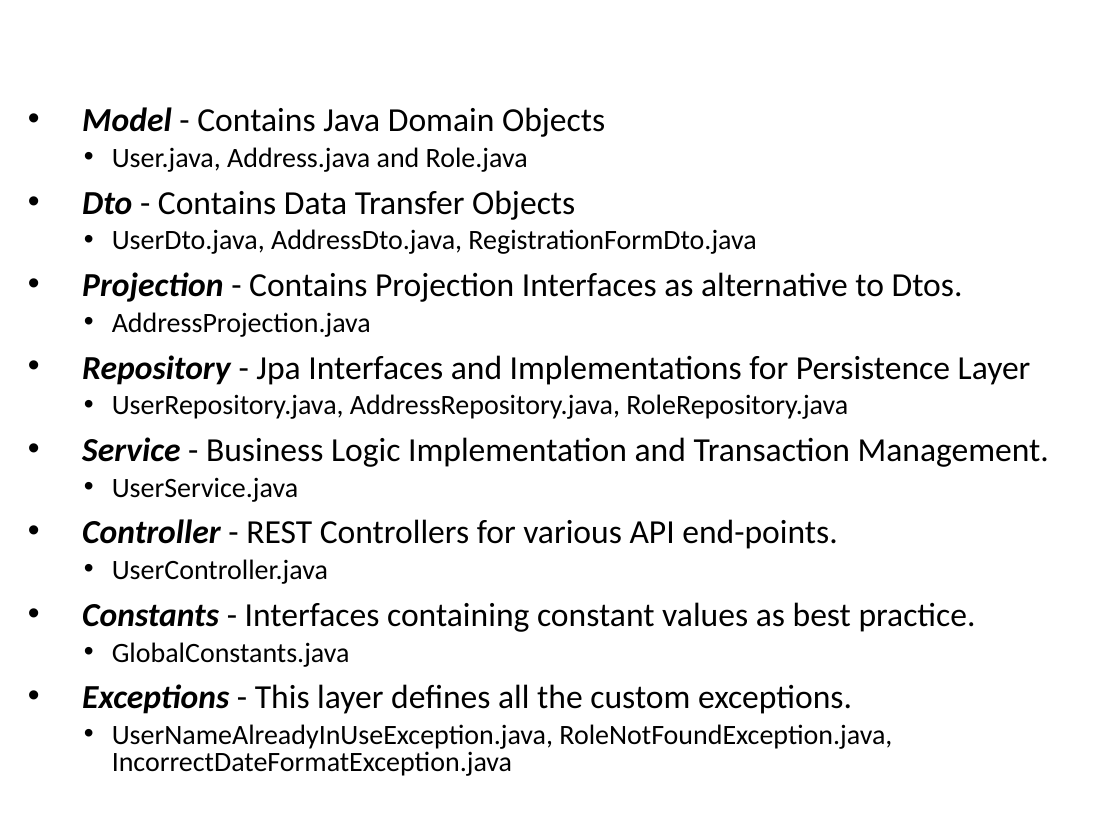
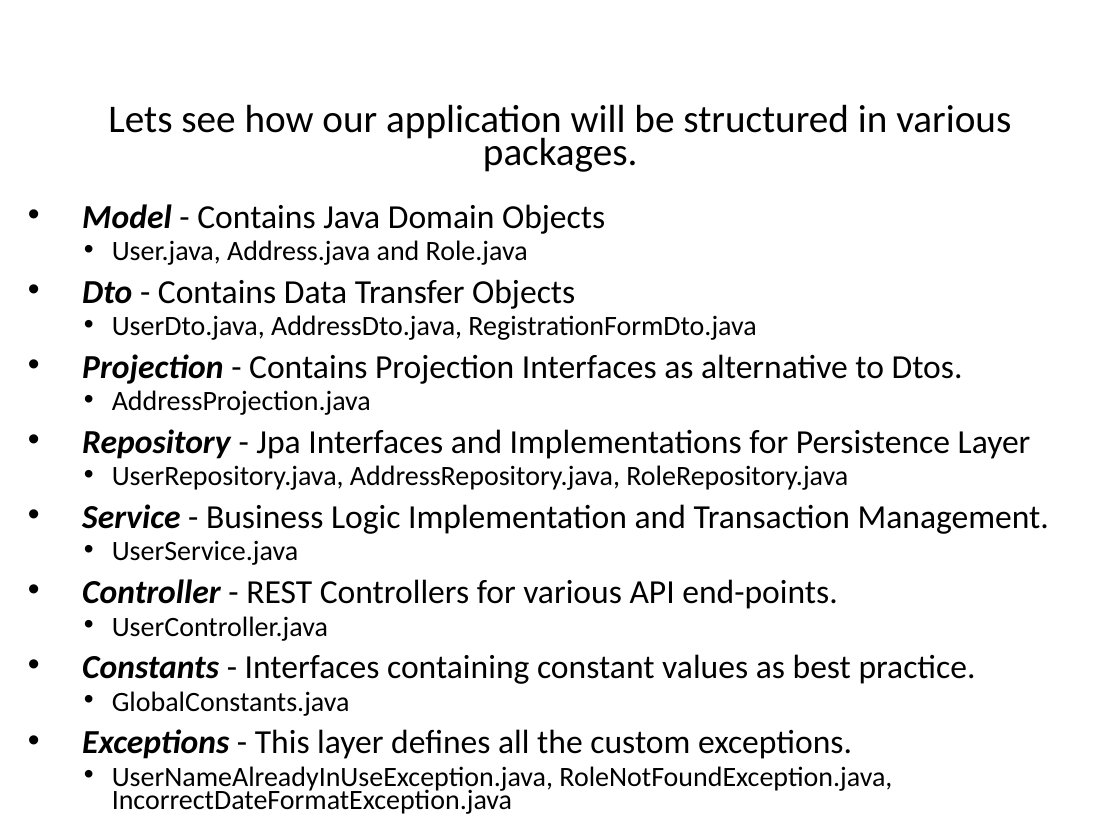
Before and after one commit to vishalrangras/spring-boot-sample, a slide deck: slide 41 of Developing with Spring Boot.pptx (slide 22 before the commit). Drawn at 1120x840 pixels with LibreOffice and Linux fonts; fonts in the diff are those of the drawing; background and template pictures are left out. Boxes give left, top, right and bottom in pixels: in the first picture for what was removed or moved away, otherwise in the second. Text is boxed around its words. In the diff, an @@ line names an element or a change of style, - is before the commit and + after.

```diff
--- a/Developing with Spring Boot.pptx
+++ b/Developing with Spring Boot.pptx
@@ text at bbox=[108, 104, 1011, 172]: paragraph added @@
+Lets see how our application will be structured in various packages.
@@ text at bbox=[82, 204, 1049, 814]: line spacing 0.8 to 0.7; more space between paragraphs @@
```
Also in this commit, not shown: 10 other slides changed, 21 slides added, 1 slide removed.
